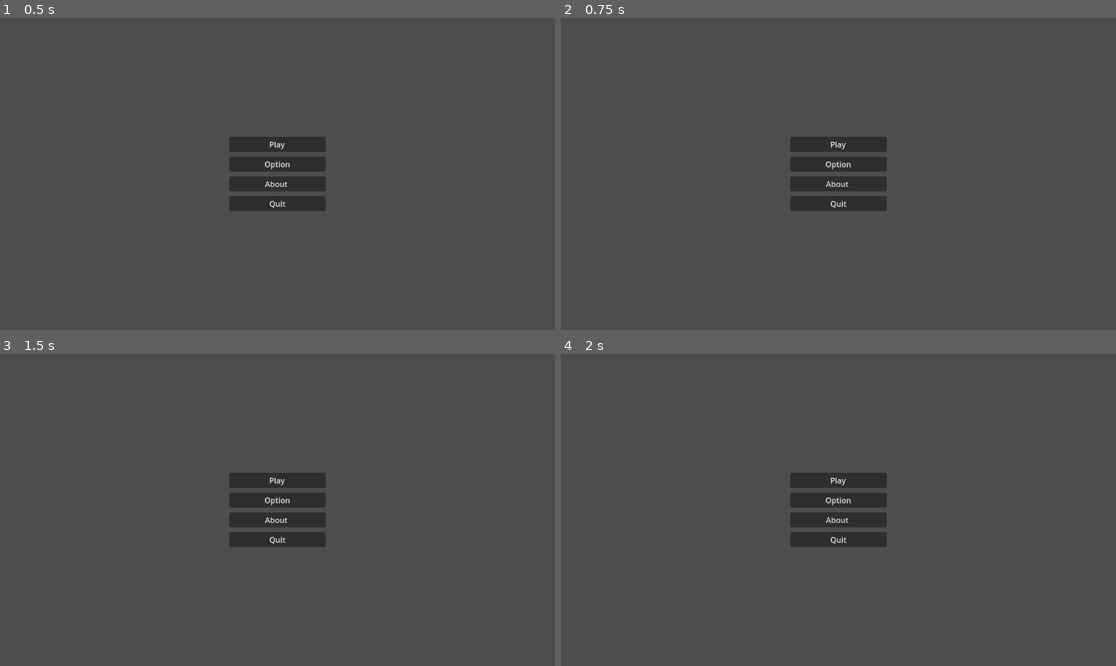
Above: before the commit, frames 1-4 (two rows, left to right).
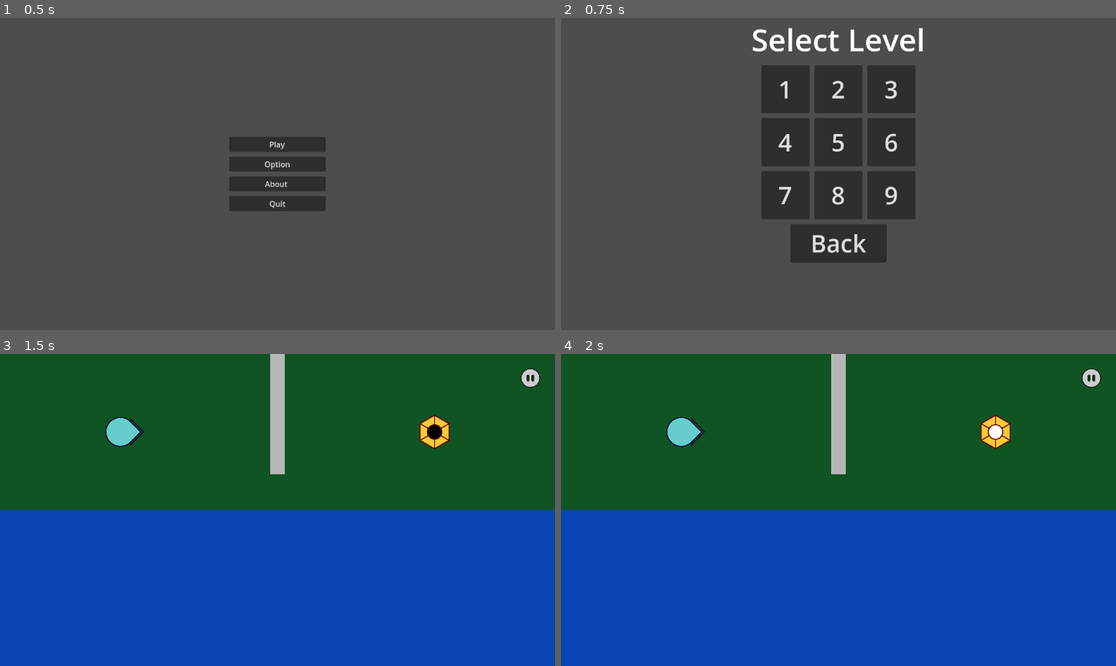
Above: after the commit, the same moments.

Repository: sulaimanmhashim/Refleraction
Game: Godot game, scene res://ui/main.tscn
Same seed, same stepped clock (60 frames per second), same inputs: the game is played once before the commit and once after it.
Inputs (mouse positions are in pixels of both pictures, inside the frame that each line leads up to):
- Up to frame 1 (0.5 s): no input
- Up to frame 2 (0.75 s): click "Play" at 0.5 s
- Up to frame 3 (1.5 s): click (277, 481) at 1.25 s, where only the run before the commit has a clickable "Play"
- Up to frame 4 (2 s): no input

Frame 1 is identical in both runs. In frame 2, 13% of the frame differs, in the area x 34-66%, y 3-79%; in frame 3, 100%, in the area x 0-100%, y 0-100%; in frame 4, 100%.

Commit message:
Fix

Diff:
--- a/project.godot
+++ b/project.godot
@@ -19,7 +19,6 @@
 [autoload]
 
 Music="*res://ui/music.tscn"
-WinScreen="*res://ui/win_screen.tscn"
 
 [display]
 
--- a/ui/win_screen.tscn
+++ b/ui/win_screen.tscn
@@ -9,6 +9,64 @@
 
 [sub_resource type="LabelSettings" id="LabelSettings_08run"]
 font_size = 50
+
+[sub_resource type="Animation" id="Animation_upmbd"]
+length = 0.001
+tracks/0/type = "bezier"
+tracks/0/imported = false
+tracks/0/enabled = true
+tracks/0/path = NodePath("CanvasLayer/Win/ColorRect:material:shader_parameter/lod")
+tracks/0/interp = 1
+tracks/0/loop_wrap = true
+tracks/0/keys = {
+"handle_modes": PackedInt32Array(0),
+"points": PackedFloat32Array(0, -0.25, 0, 0.25, 0),
+"times": PackedFloat32Array(0)
+}
+tracks/1/type = "bezier"
+tracks/1/imported = false
+tracks/1/enabled = true
+tracks/1/path = NodePath("CanvasLayer/Win/PanelContainer:modulate:r")
+tracks/1/interp = 1
+tracks/1/loop_wrap = true
+tracks/1/keys = {
+"handle_modes": PackedInt32Array(0),
+"points": PackedFloat32Array(1, -0.25, 0, 0.25, 0),
+"times": PackedFloat32Array(0)
+}
+tracks/2/type = "bezier"
+tracks/2/imported = false
+tracks/2/enabled = true
+tracks/2/path = NodePath("CanvasLayer/Win/PanelContainer:modulate:g")
+tracks/2/interp = 1
+tracks/2/loop_wrap = true
+tracks/2/keys = {
+"handle_modes": PackedInt32Array(0),
+"points": PackedFloat32Array(1, -0.25, 0, 0.25, 0),
+"times": PackedFloat32Array(0)
+}
+tracks/3/type = "bezier"
+tracks/3/imported = false
+tracks/3/enabled = true
+tracks/3/path = NodePath("CanvasLayer/Win/PanelContainer:modulate:b")
+tracks/3/interp = 1
+tracks/3/loop_wrap = true
+tracks/3/keys = {
+"handle_modes": PackedInt32Array(0),
+"points": PackedFloat32Array(1, -0.25, 0, 0.25, 0),
+"times": PackedFloat32Array(0)
+}
+tracks/4/type = "bezier"
+tracks/4/imported = false
+tracks/4/enabled = true
+tracks/4/path = NodePath("CanvasLayer/Win/PanelContainer:modulate:a")
+tracks/4/interp = 1
+tracks/4/loop_wrap = true
+tracks/4/keys = {
+"handle_modes": PackedInt32Array(0),
+"points": PackedFloat32Array(0, -0.25, 0, 0.25, 0),
+"times": PackedFloat32Array(0)
+}
 
 [sub_resource type="Animation" id="Animation_sjcd8"]
 resource_name = "blur"
@@ -67,64 +125,6 @@
 "handle_modes": PackedInt32Array(0, 0),
 "points": PackedFloat32Array(0, -0.25, 0, 0.25, 0, 1, -0.25, 0, 0.25, 0),
 "times": PackedFloat32Array(0, 0.3)
-}
-
-[sub_resource type="Animation" id="Animation_upmbd"]
-length = 0.001
-tracks/0/type = "bezier"
-tracks/0/imported = false
-tracks/0/enabled = true
-tracks/0/path = NodePath("CanvasLayer/Win/ColorRect:material:shader_parameter/lod")
-tracks/0/interp = 1
-tracks/0/loop_wrap = true
-tracks/0/keys = {
-"handle_modes": PackedInt32Array(0),
-"points": PackedFloat32Array(0, -0.25, 0, 0.25, 0),
-"times": PackedFloat32Array(0)
-}
-tracks/1/type = "bezier"
-tracks/1/imported = false
-tracks/1/enabled = true
-tracks/1/path = NodePath("CanvasLayer/Win/PanelContainer:modulate:r")
-tracks/1/interp = 1
-tracks/1/loop_wrap = true
-tracks/1/keys = {
-"handle_modes": PackedInt32Array(0),
-"points": PackedFloat32Array(1, -0.25, 0, 0.25, 0),
-"times": PackedFloat32Array(0)
-}
-tracks/2/type = "bezier"
-tracks/2/imported = false
-tracks/2/enabled = true
-tracks/2/path = NodePath("CanvasLayer/Win/PanelContainer:modulate:g")
-tracks/2/interp = 1
-tracks/2/loop_wrap = true
-tracks/2/keys = {
-"handle_modes": PackedInt32Array(0),
-"points": PackedFloat32Array(1, -0.25, 0, 0.25, 0),
-"times": PackedFloat32Array(0)
-}
-tracks/3/type = "bezier"
-tracks/3/imported = false
-tracks/3/enabled = true
-tracks/3/path = NodePath("CanvasLayer/Win/PanelContainer:modulate:b")
-tracks/3/interp = 1
-tracks/3/loop_wrap = true
-tracks/3/keys = {
-"handle_modes": PackedInt32Array(0),
-"points": PackedFloat32Array(1, -0.25, 0, 0.25, 0),
-"times": PackedFloat32Array(0)
-}
-tracks/4/type = "bezier"
-tracks/4/imported = false
-tracks/4/enabled = true
-tracks/4/path = NodePath("CanvasLayer/Win/PanelContainer:modulate:a")
-tracks/4/interp = 1
-tracks/4/loop_wrap = true
-tracks/4/keys = {
-"handle_modes": PackedInt32Array(0),
-"points": PackedFloat32Array(0, -0.25, 0, 0.25, 0),
-"times": PackedFloat32Array(0)
 }
 
 [sub_resource type="AnimationLibrary" id="AnimationLibrary_etq3b"]
